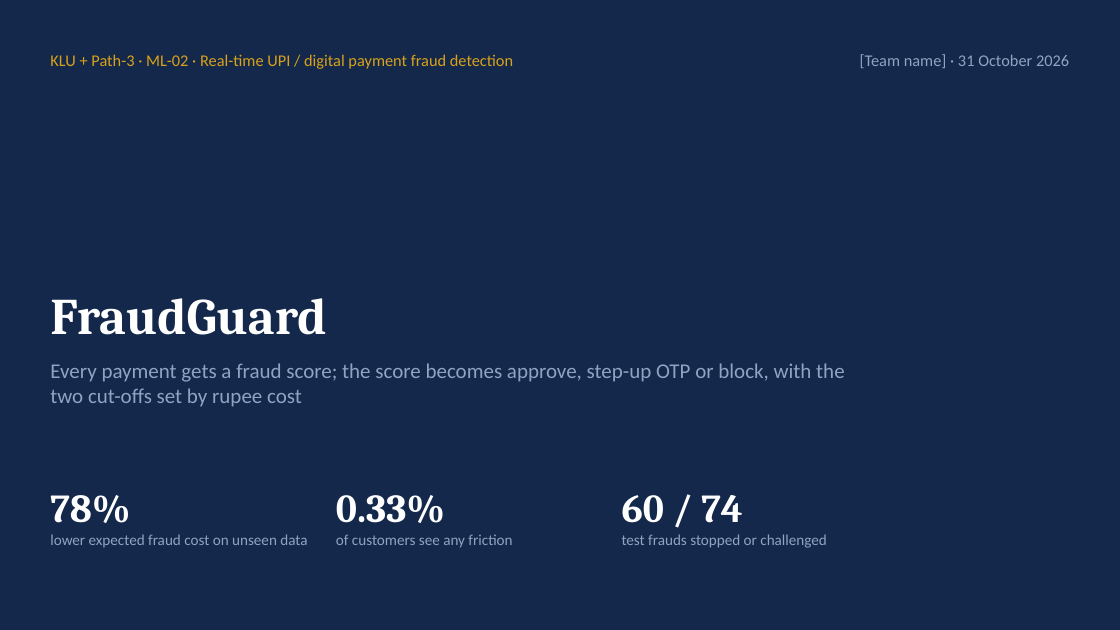
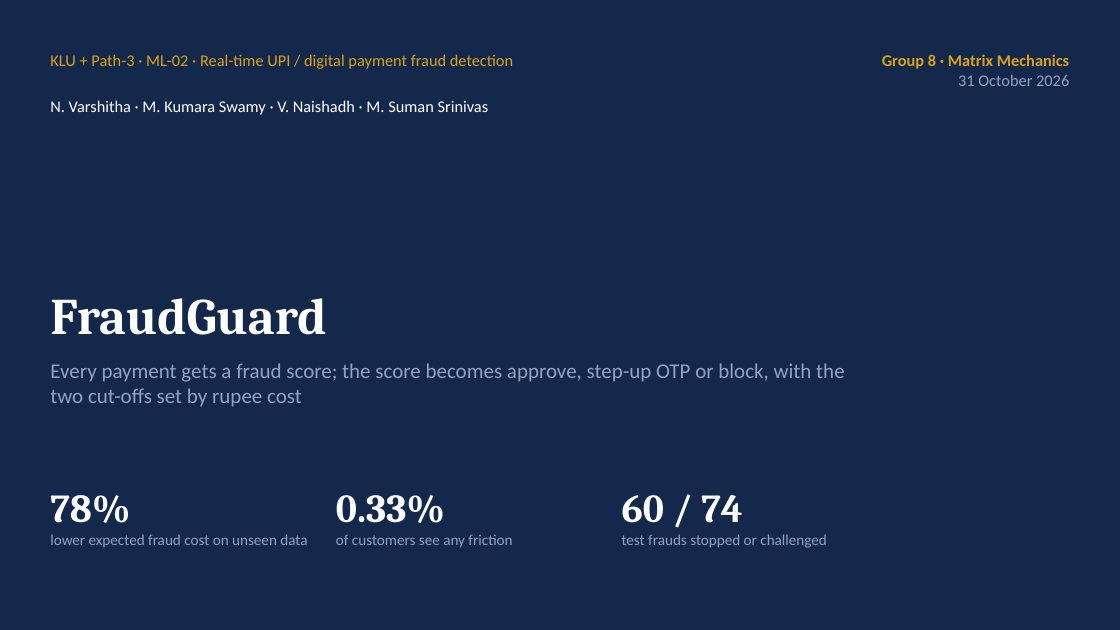
Before and after one commit to naishadhvytla/hackathon01calibo, a slide deck: slide 1 of docs/FraudGuard_Presentation.pptx. Drawn at 1120x630 pixels with LibreOffice and Linux fonts; fonts in the diff are those of the drawing. Boxes give left, top, right and bottom in pixels: in the first picture for what was removed or moved away, otherwise in the second. Text is boxed around its words. In the diff, an @@ line names an element or a change of style, - is before the commit and + after.

Commit message:
Team details, live URL, PS ownership; fix overlapping chart titles
- Group 8 · Matrix Mechanics, members and https://calibofraudguard.netlify.app/ in the deck, all Word documents, README, notebook, web app and Streamlit demo
- Problem-statement owners: PS1-2 N. Varshitha, PS3-4 M. Kumara Swamy, PS5-6 V. Naishadh, PS7-8 M. Suman Srinivas
- Deck: new team/ownership slide, presenter named on every slide, placeholders replaced, demo screenshots retaken (27 slides)
- Figures: super-titles moved above panel titles (fixes overlap on the fraud-by-amount/hour slide and six other charts); notebooks re-executed, every number unchanged
- README .docx: code blocks and table widths readable

```diff
--- a/docs/FraudGuard_Presentation.pptx
+++ b/docs/FraudGuard_Presentation.pptx
@@ text at <box>882,54,1069,86</box>: text changed; text colour #8FA3C2 to #D8A21B; bold on @@
-[Team name] · 31 October 2026
+Group 8 · Matrix Mechanics
+31 October 2026
@@ text added at <box>50,100,489,115</box>, 14 pt, text #FFFFFF @@
+N. Varshitha · M. Kumara Swamy · V. Naishadh · M. Suman Srinivas
```
Also in this commit, not shown: 25 other slides changed, 1 slide added, 32 other files.
